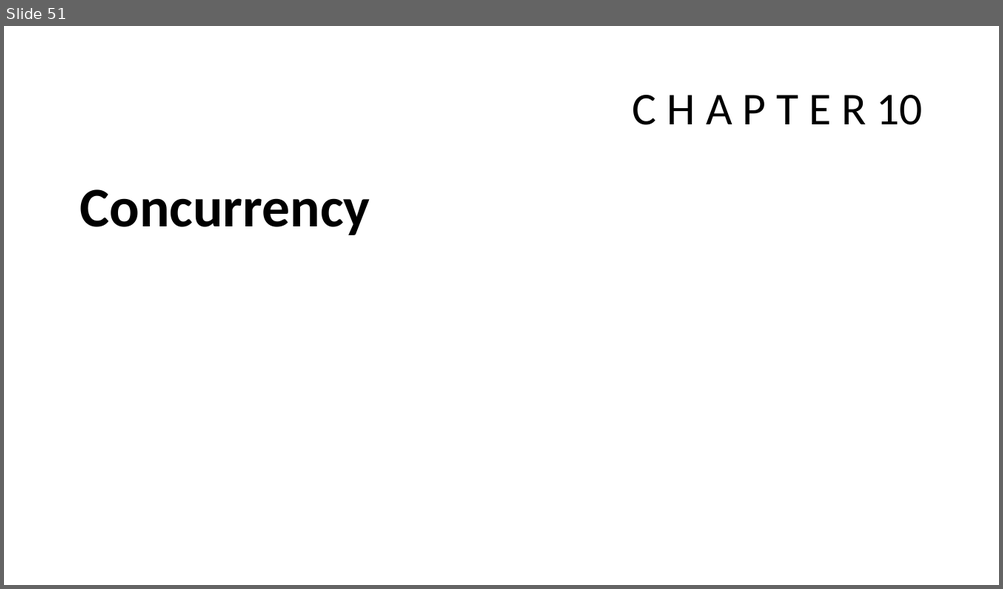
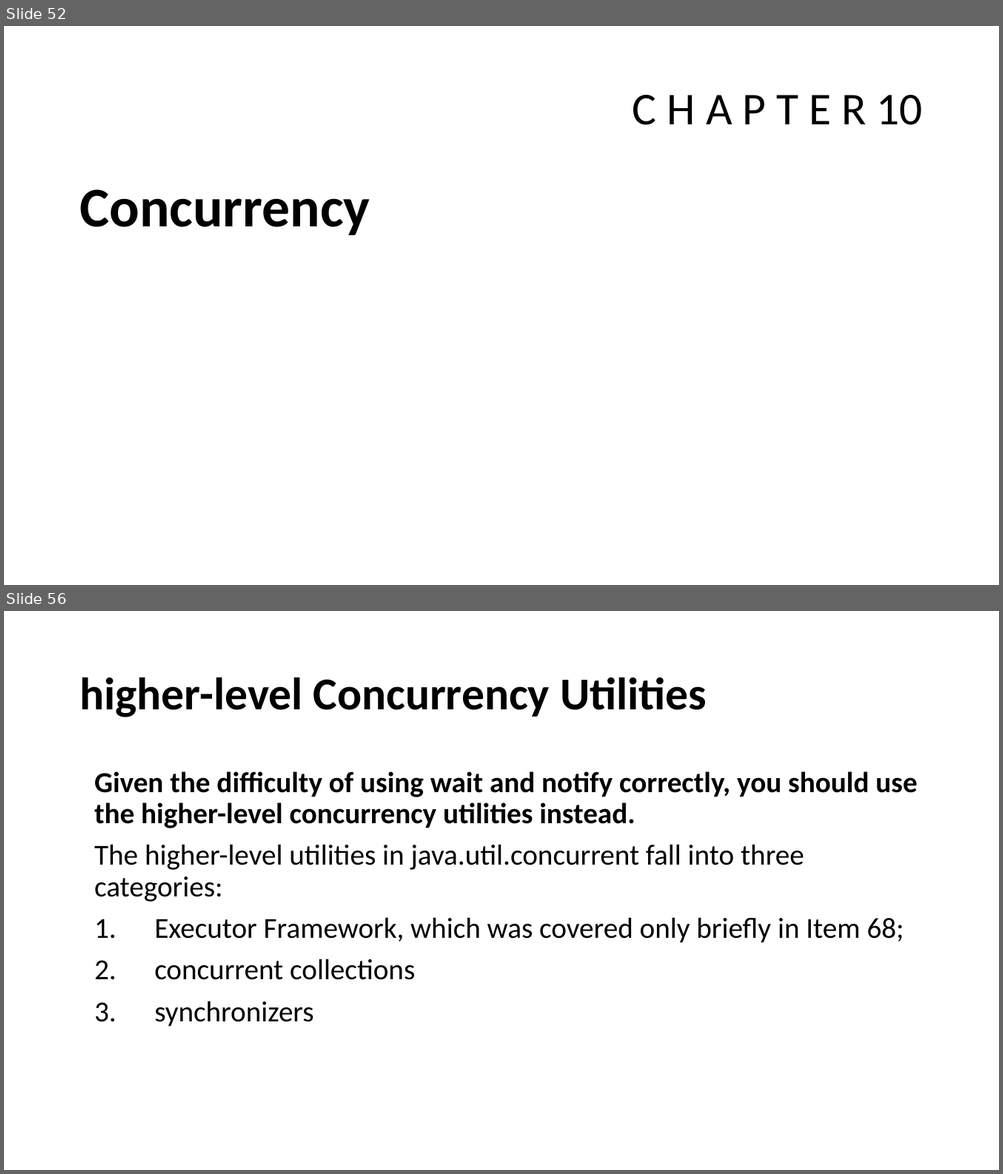
Before and after one commit to javamaster-llc/effective-java-examples-master, a slide deck: Study of Effective Java™.pptx. Shown one above the other, each under a label of ours: slide 51 before the commit, slides 52 and 56 after it; the slides between them are not shown. The pictures are 1003x589 and 1003x1174 pixels, drawn with LibreOffice and Linux fonts; fonts in the diff are those of the drawing. Boxes give left, top, right and bottom in pixels: in the first picture for what was removed or moved away, otherwise in the second. Text is boxed around its words. In the diff, an @@ line names an element or a change of style, - is before the commit and + after.

```diff
--- a/Study of Effective Java™.pptx
+++ b/Study of Effective Java™.pptx
@@ slide 56 added at <box>4,611,999,1170</box>, background #FFFFFF @@
@@ title added at <box>79,677,706,718</box>, 44 pt, text #000000, bold @@
+higher-level Concurrency Utilities
@@ text added at <box>94,772,916,1027</box>, 28 pt, text #000000 @@
+Given the difficulty of using wait and notify correctly, you should use the higher-level concurrency utilities instead.
+The higher-level utilities in java.util.concurrent fall into three categories:
+1. Executor Framework, which was covered only briefly in Item 68;
+2. concurrent collections
+3. synchronizers
@@ what was slide 51 is now slide 52 @@
```
Also in this commit, not shown: 2 slides changed, 19 other slides added.
